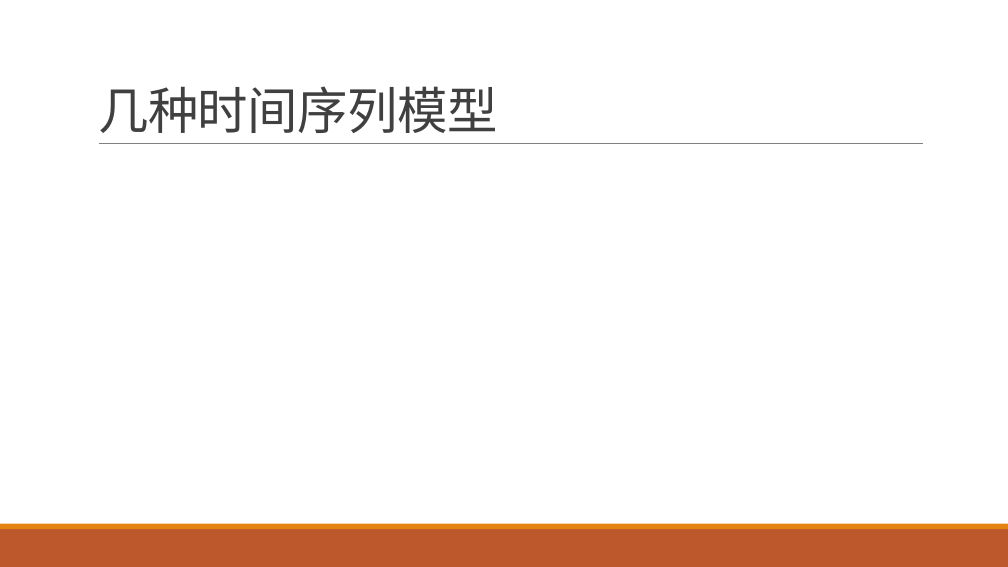
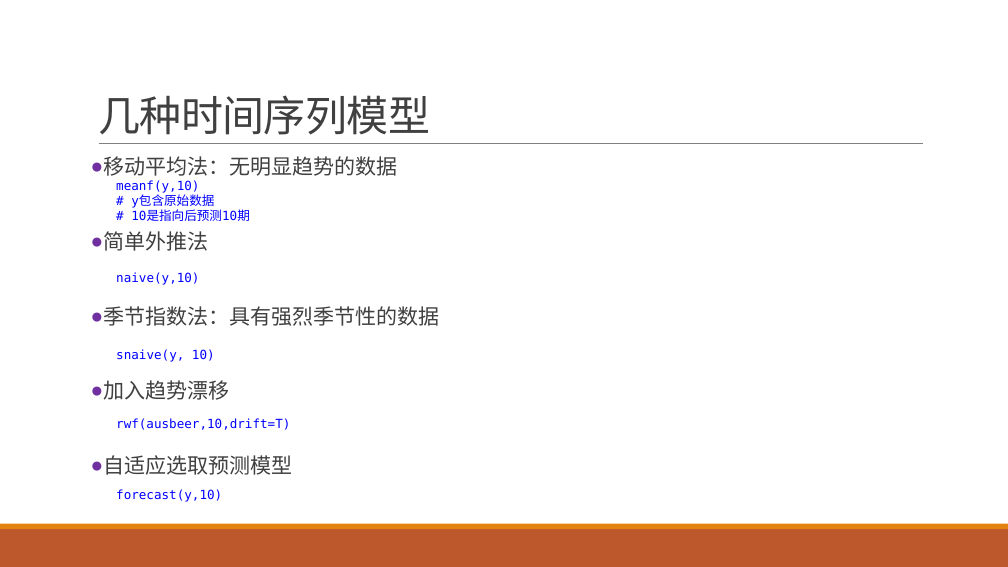
Before and after one commit to exoplanetX/DataAnalytics, a slide deck: slide 13 of 实验-7-预测.pptx (slide 12 before the commit). Drawn at 1008x567 pixels with LibreOffice and Linux fonts; fonts in the diff are those of the drawing. Boxes give left, top, right and bottom in pixels: in the first picture for what was removed or moved away, otherwise in the second. Text is boxed around its words. In the diff, an @@ line names an element or a change of style, - is before the commit and + after.

```diff
--- a/实验-7-预测.pptx
+++ b/实验-7-预测.pptx
@@ title "几种时间序列模型" at (98, 95, 430, 135): size 48 to 40 pt @@
@@ text added at (103, 156, 440, 475), 20 pt, text #404040 @@
+● 移动平均法：无明显趋势的数据
+● 简单外推法
+● 季节指数法：具有强烈季节性的数据
+● 加入趋势漂移
+● 自适应选取预测模型
@@ rectangle added at (116, 178, 252, 224), fill #FFFFFF, 12 pt, text #0000FF @@
+meanf(y,10)
+# y包含原始数据
+# 10是指向后预测10期
@@ rectangle added at (116, 270, 201, 285), fill #FFFFFF, 12 pt, text #0000FF @@
+naive(y,10)
@@ text added at (116, 349, 215, 362), 12 pt, text #0000FF @@
+snaive(y, 10)
@@ rectangle added at (116, 416, 293, 431), fill #FFFFFF, 12 pt, text #0000FF @@
+rwf(ausbeer,10,drift=T)
@@ rectangle added at (116, 487, 224, 502), fill #FFFFFF, 12 pt, text #0000FF @@
+forecast(y,10)
```
Also in this commit, not shown: 1 other slide changed, 5 slides added, 1 slide removed, 1 other file.
